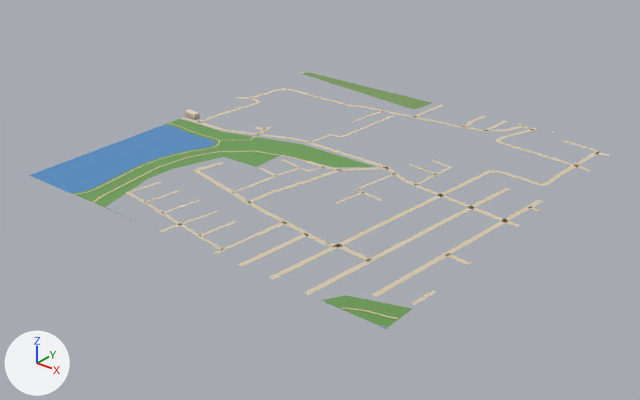
The glTF model public/assets/bengaluru-region-v1/tiles/t21_-34-l0.glb as it was, and as the next commit left it.
Before and after are seen from a 50 mm camera at (11345.0, -17520.0, 421.0) aimed at (10750.0, -16776.0, -40.0). Every picture has the same lights, and +X, +Y and +Z are marked at lower left. The older version comes first.

The scene before the commit, as lines of its bpy script (objects in view):
```python
me_ground = bpy.data.meshes.new('ground')
me_ground.from_pydata(...)  # 877 vertices, 862 faces; spans x -2.0..502.0, y -1.0..503.0, z 1.0
me_ground.materials.append(mat_ground)
me_water = bpy.data.meshes.new('water')
me_water.from_pydata(...)  # 154 vertices, 178 faces; spans x 0.0..500.0, y -1.0..239.0, z 0.0..1.0
me_water.materials.append(mat_water)
ob_ground = bpy.data.objects.new('ground', me_ground)
ob_ground.location = (10500.0, -17000.0, 0.0)
ob_water = bpy.data.objects.new('water', me_water)
ob_water.location = (10500.0, -17000.0, 0.0)
```
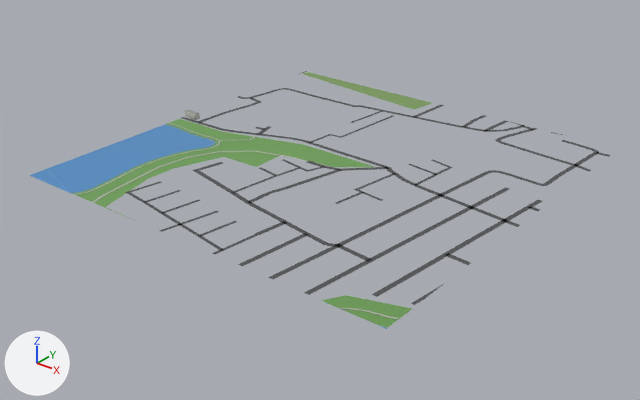
Location of each change, (x1, y1, x2, y2) in pixels of the pictures (640 x 400 px; the box of a moved part takes in the faces that stretch with it):
part 1 of me_ground, moved or reshaped: before (269, 71, 591, 309); after (268, 71, 591, 309)
part 2 of me_ground, moved or reshaped: (75, 162, 223, 195) in both
part 3 of me_ground, recoloured: (79, 71, 599, 316) in both

The change in detail:
me_ground is used by ob_ground; location (10500.0, -17000.0, 0.0).
me_ground had 877 vertices, 862 faces and spanned x -2.0..502.0, y -1.0..503.0, z 1.0.
me_ground now has 881 vertices, 866 faces and spans x 0.0..500.0, y 0.0..500.0, z 1.0.
me_ground part 1: 39 vertices moved from x -2.0..501.0, y -1.0..503.0, z 1.0 to x 0.0..500.0, y 0.0..500.0, z 1.0; 10 vertices removed from x 2.0..502.0, y 28.0..503.0, z 1.0; 13 vertices added at x 0.0..500.0, y 20.0..500.0, z 1.0.
me_ground part 2: 3 vertices moved from x 83.0..145.0, y 1.0..130.0, z 1.0 to x 85.0..144.0, y 0.0..131.0, z 1.0; 1 vertex removed from x 85.0, y -1.0, z 1.0; 2 vertices added at x 83.0..221.0, y 0.0, z 1.0.
me_ground part 3: 504 kept faces spanning x 0.0..500.0, y 0.0..500.0, z 1.0 get new vertex colours; the middle colour goes from beige #d7c9ae to dark grey #535556.
